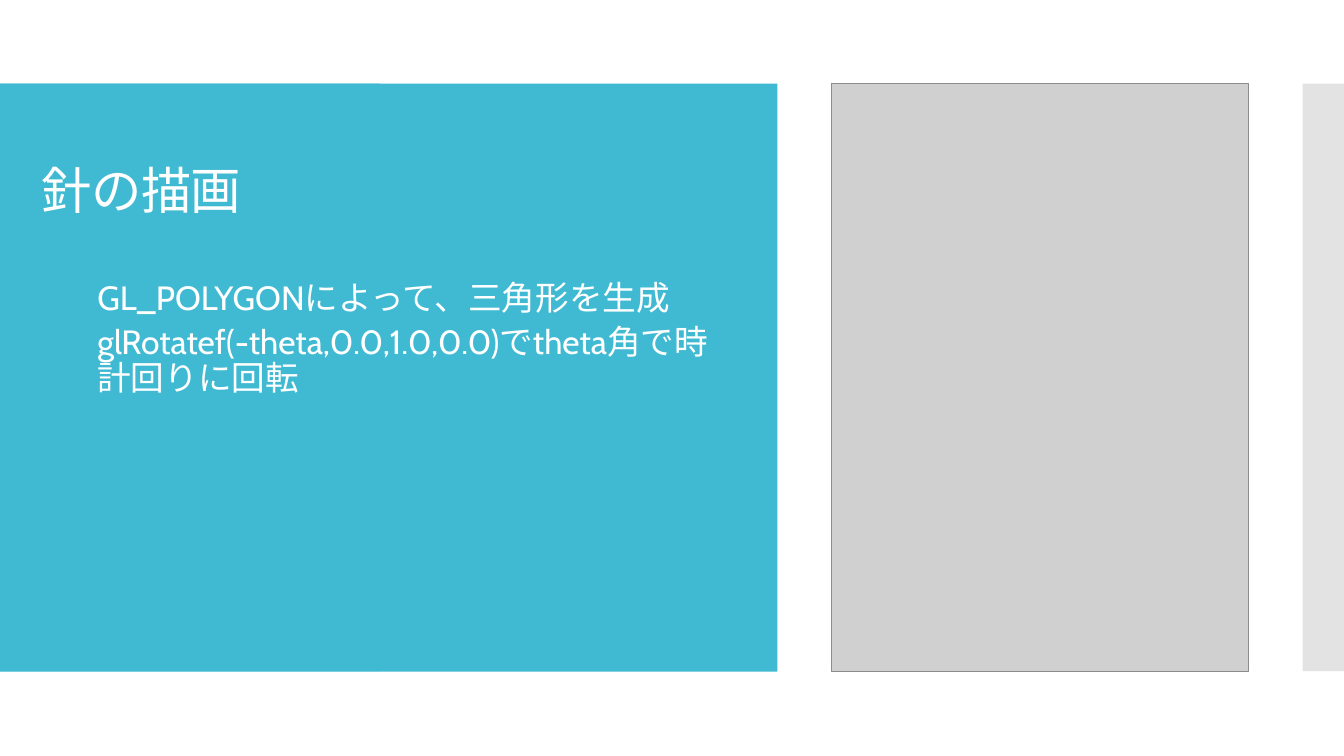
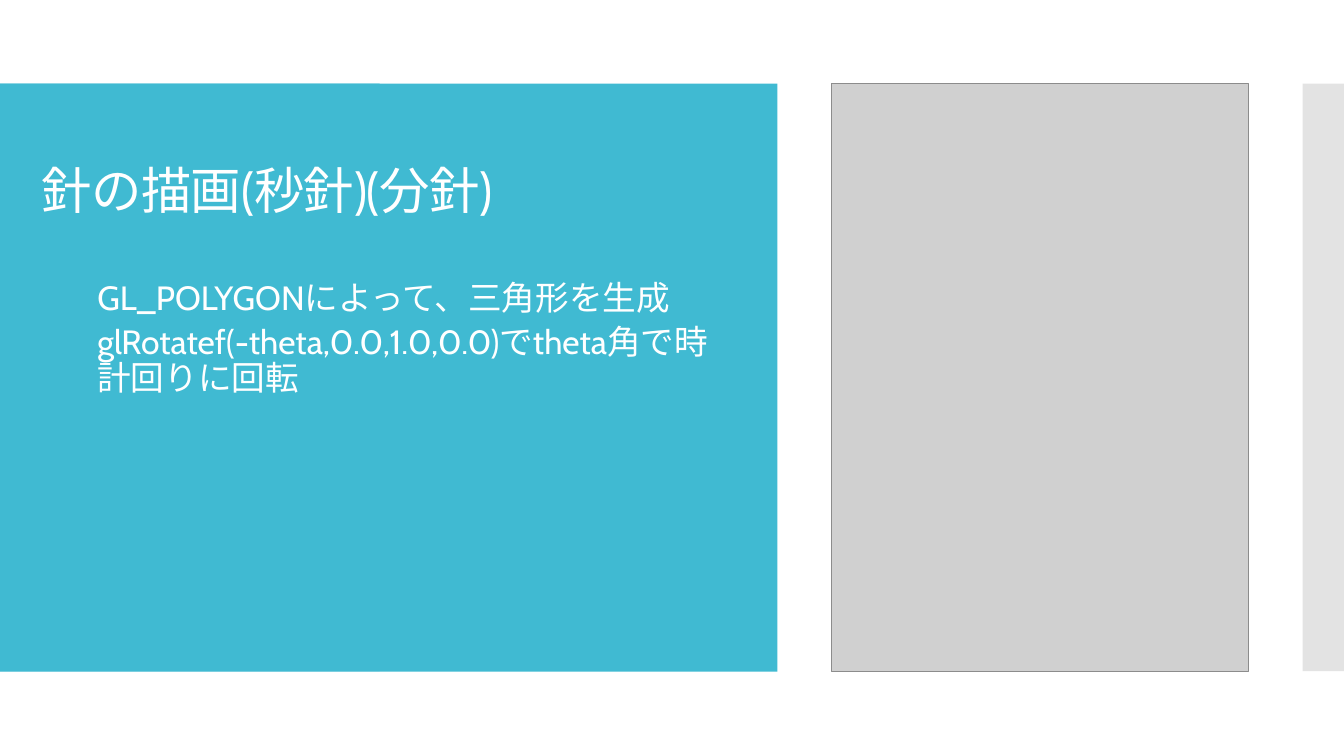
Before and after one commit to ShotaArima/OpenGL-StopWatch, a slide deck: slide 8 of 発表資料.pptx. Drawn at 1344x756 pixels with LibreOffice and Linux fonts; fonts in the diff are those of the drawing; grey boxes stand for pictures. Boxes give left, top, right and bottom in pixels: in the first picture for what was removed or moved away, otherwise in the second. Text is boxed around its words. In the diff, an @@ line names an element or a change of style, - is before the commit and + after.

```diff
--- a/発表資料.pptx
+++ b/発表資料.pptx
@@ title at <box>42,166,493,216</box>: text changed @@
-針の描画
+針の描画(秒針)(分針)
```
Also in this commit, not shown: 7 other slides changed, 7 slides added, 1 slide removed, 8 other files.
